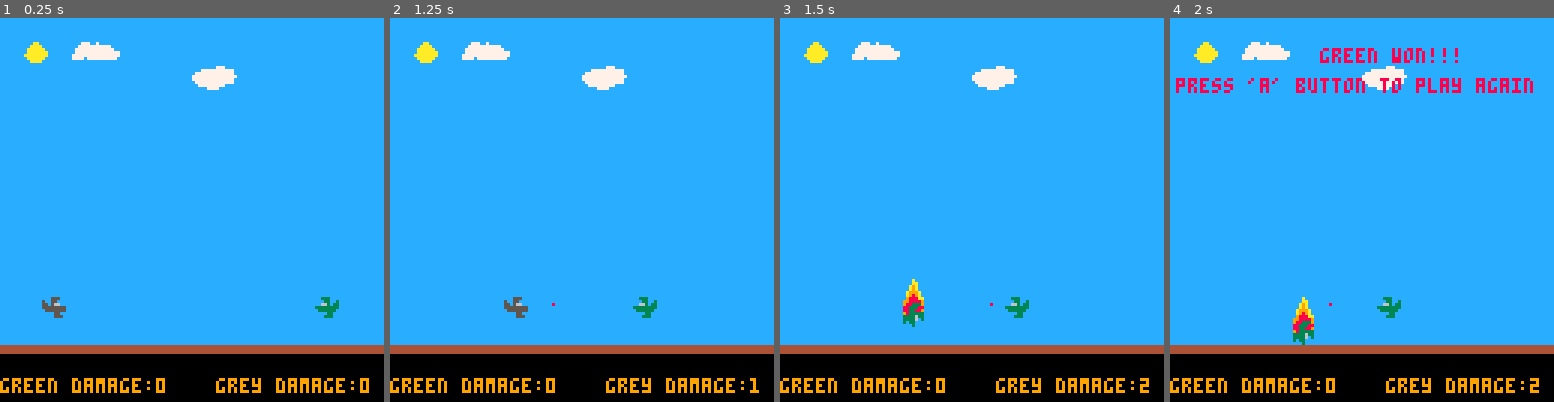
Above: before the commit, frames 1-4 (left to right).
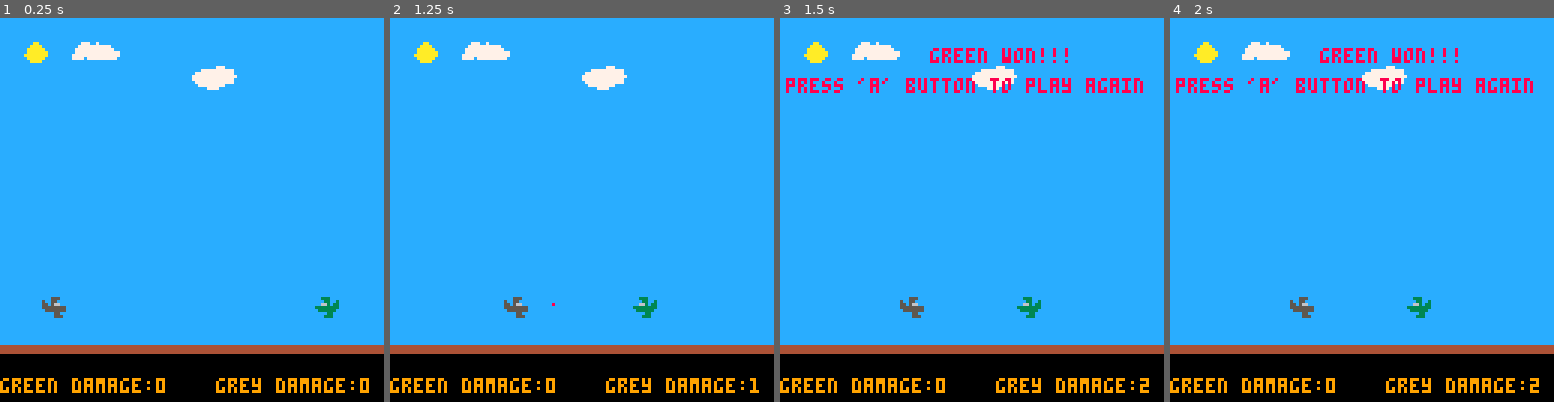
Above: after the commit, the same moments.

Repository: jerrybookbenson/pico8-games
Game: PICO-8 cartridge plane-battle.p8
The game is run twice, just before and just after one commit, with the same random seed, the same clock (stepped at 60 frames per second) and the same inputs.
Inputs:
- Up to frame 1 (0.25 s): no input
- Up to frame 2 (1.25 s): tap O (Z key) at 0.33, 0.7 s
- Up to frame 3 (1.5 s): tap O (Z key) at 1.43 s
- Up to frame 4 (2 s): hold Left from 1.97 s (still down)

Frames 1-2 are identical in both runs. In frame 3, 2.7% of the frame differs, in the area x 1-95%, y 7-81%; in frame 4, 0.9%.

Commit message:
got rid of make players func

Diff:
--- a/plane-battle.p8
+++ b/plane-battle.p8
@@ -46,14 +46,7 @@
 	bullet_speed = pl_speed * 3
   pl1_is_pressed = false
   pl2_is_pressed = false
-  make_players ()
-
-end
-
-
-function make_players ()
-	--pl y =middle
-	pl1 = make_actor(max_x - 1, ground_y-1,pl1_spr1)
+  pl1 = make_actor(max_x - 1, ground_y-1,pl1_spr1)
   pl2 = make_actor(min_x + 1, ground_y-1,pl2_spr1)
 
 end
@@ -160,10 +153,7 @@
   			del (actors, actor)
   			pl2_damage = pl2_damage + 1
 				if (pl2_damage == game_over_damage) then
-					pl2_speed_x = 0
-          pl2_speed_y = pl_speed
-          pl2.spr = 43
-          pl2_flame = make_actor(pl2.x ,pl2.y - 1 ,27)
+          game_over = true
         end
 			end
 	  end
@@ -224,16 +214,16 @@
 	elseif (btn(4,1) and not pl2_is_pressed) then
 		pl2_is_pressed = true
 		if (pl2.spr == pl2_up) then
-			make_actor(pl2.x,pl2.y-.6,bullet_spr, "up")
+			make_actor(pl2.x,pl2.y-.6,bullet_spr,"up")
  		end
 		if (pl2.spr == pl2_down) then
-			make_actor(pl2.x,pl2.y+.6, bullet_spr, "down")
+			make_actor(pl2.x,pl2.y+.6,bullet_spr,"down")
  		end
 		if (pl2.spr == pl2_right) then
-			make_actor(pl2.x+.6, pl2.y, bullet_spr, "right")
+			make_actor(pl2.x+.6,pl2.y,bullet_spr,"right")
  		end
 		if (pl2.spr == pl2_left) then
-			make_actor(pl2.x-.6, pl2.y, bullet_spr, "left")
+			make_actor(pl2.x-.6,pl2.y,bullet_spr,"left")
  		end
 	end
 	if  (not btn(4)) then
@@ -251,9 +241,6 @@
     pl2.y = pl2.y + pl2_speed_y
     if (pl1_flame) then
       pl1_flame.y = pl1_flame.y + pl1_speed_y
-		end
-		if (pl2_flame) then
-      pl2_flame.y = pl2_flame.y + pl2_speed_y
     end
 end
 
--- /dev/null
+++ b/practice game (no plot included).p8
@@ -0,0 +1,71 @@
+pico-8 cartridge // http://www.pico-8.com
+version 16
+__lua__
+
+function _init()
+  mid_screen_x = 8
+  mid_screen_y = 8
+  plyr_spr = 1
+  plyr = make_actor ( mid_screen_x,mid_screen_y, plyr_spr)
+
+end
+
+  function make_actor(x, y, sp, d)
+    a={}
+    a.x = x
+    a.y = y
+    a.frame = 0
+    a.spr = sp
+    a.direction = d
+    add(actors,a)
+    return a
+  end
+
+
+
+function _update ()
+ move_actor ()
+check_boundries ()
+
+end
+
+function _draw ()
+end
+
+function move_actor ()
+…(12 lines of a section not shown)…
+__gfx__
+00000000000000007000000000000000000000000000000000000000000000000000000000000000000000000000000000000000000000000000000000000000
+0a00a00a000000700000000000000000000000000000000000000000000000000000000000000000000000000000000000000000000000000000000000000000
+00858580000000000000070000000000000000700000000000000070000000000000000000000000000000000000000000000000000000000000000000000000
+00505050007000000000000000070000000000000000000000000000000000000000000000000000000000000000000000000000000000000000000000000000
+0a85758a000000000000000000000000000000000007000000000000000000000000000000000000000000000000000000000000000000000000000000000000
+00505050000000000000000000007000070000000000000700000000000000000000000000000000000000000000000000000000000000000000000000000000
+00858580000000000007000000000000000000000000000000000000070000000000000000000000000000000000000000000000000000000000000000000000
+0a00a00a000000070000000007000000000000007000000000000000000000000000000000000000000000000000000000000000000000000000000000000000
+__map__
+0203000000000000000000000000000000000000000000000000000000000000000000000000000000000000000000000000000000000000000000000000000000000000000000000000000000000000000000000000000000000000000000000000000000000000000000000000000000000000000000000000000000000000
+0000000700000000000200000200000000000000000000000000000000000000000000000000000000000000000000000000000000000000000000000000000000000000000000000000000000000000000000000000000000000000000000000000000000000000000000000000000000000000000000000000000000000000
+0000000000010000000000000000000000000000000000000000000000000000000000000000000000000000000000000000000000000000000000000000000000000000000000000000000000000000000000000000000000000000000000000000000000000000000000000000000000000000000000000000000000000000
+0005000000000000020000000006000000000000000000000000000000000000000000000000000000000000000000000000000000000000000000000000000000000000000000000000000000000000000000000000000000000000000000000000000000000000000000000000000000000000000000000000000000000000
+0006000200000005000007000000000000000000000000000000000000000000000000000000000000000000000000000000000000000000000000000000000000000000000000000000000000000000000000000000000000000000000000000000000000000000000000000000000000000000000000000000000000000000
+0003000006000200000500000002000000000000000000000000000000000000000000000000000000000000000000000000000000000000000000000000000000000000000000000000000000000000000000000000000000000000000000000000000000000000000000000000000000000000000000000000000000000000
+0000000700000000000000000000000000000000000000000000000000000000000000000000000000000000000000000000000000000000000000000000000000000000000000000000000000000000000000000000000000000000000000000000000000000000000000000000000000000000000000000000000000000000
+0006000002000006000200060000000000000000000000000000000000000000000000000000000000000000000000000000000000000000000000000000000000000000000000000000000000000000000000000000000000000000000000000000000000000000000000000000000000000000000000000000000000000000
+0004000000000600000000000005050000000000000000000000000000000000000000000000000000000000000000000000000000000000000000000000000000000000000000000000000000000000000000000000000000000000000000000000000000000000000000000000000000000000000000000000000000000000
+0000000000050000000000000000000000000000000000000000000000000000000000000000000000000000000000000000000000000000000000000000000000000000000000000000000000000000000000000000000000000000000000000000000000000000000000000000000000000000000000000000000000000000
+0500040000000000000000000000000000000000000000000000000000000000000000000000000000000000000000000000000000000000000000000000000000000000000000000000000000000000000000000000000000000000000000000000000000000000000000000000000000000000000000000000000000000000
+0600000006000005060000040000000500000000000000000000000000000000000000000000000000000000000000000000000000000000000000000000000000000000000000000000000000000000000000000000000000000000000000000000000000000000000000000000000000000000000000000000000000000000
+0000060000000000000500000006000000000000000000000000000000000000000000000000000000000000000000000000000000000000000000000000000000000000000000000000000000000000000000000000000000000000000000000000000000000000000000000000000000000000000000000000000000000000
+0000040000050000000000000000000000000000000000000000000000000000000000000000000000000000000000000000000000000000000000000000000000000000000000000000000000000000000000000000000000000000000000000000000000000000000000000000000000000000000000000000000000000000
